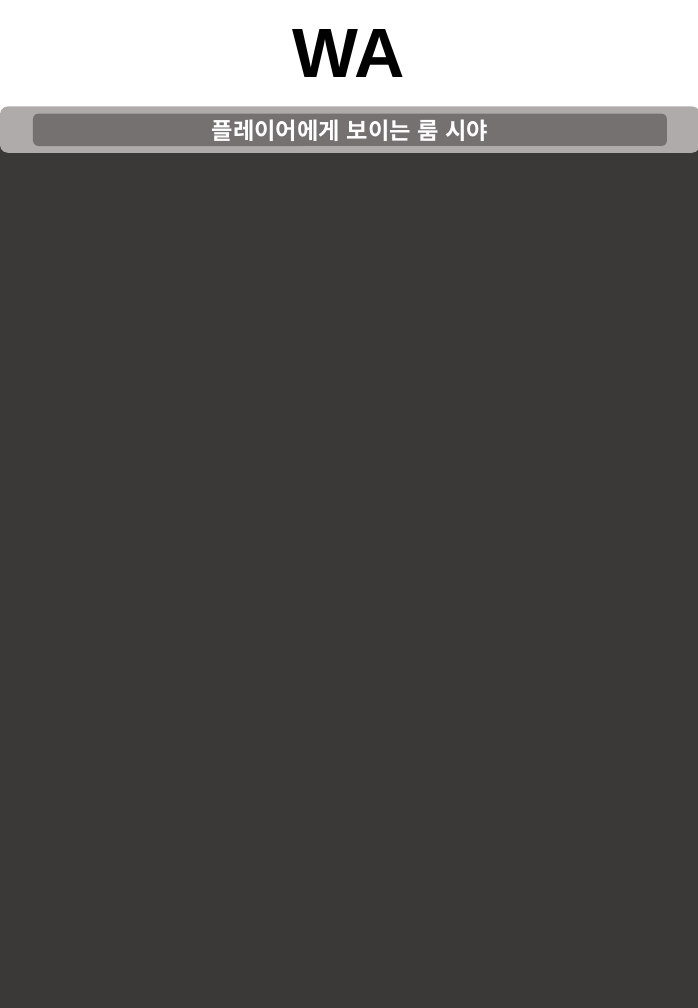
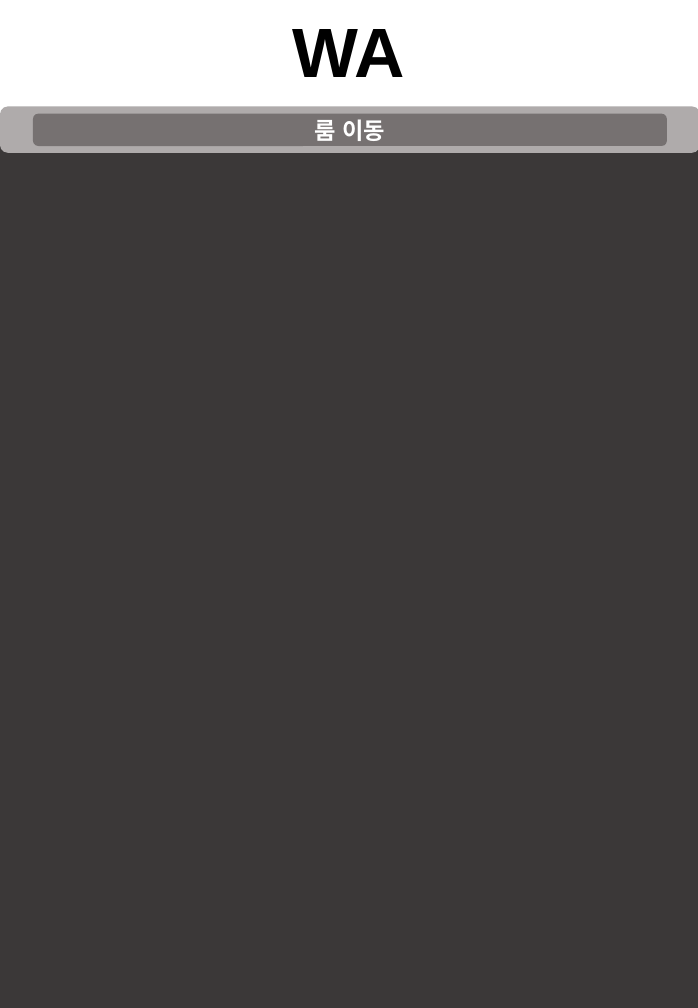
Before and after one commit to taeseongeom/WA, a slide deck: slide 6 of 기획서/신버전/룸 시스템.pptx (slide 5 before the commit). Drawn at 698x1008 pixels with LibreOffice and Linux fonts; fonts in the diff are those of the drawing. Boxes give left, top, right and bottom in pixels: in the first picture for what was removed or moved away, otherwise in the second. Text is boxed around its words. In the diff, an @@ line names an element or a change of style, - is before the commit and + after.

```diff
--- a/기획서/신버전/룸 시스템.pptx
+++ b/기획서/신버전/룸 시스템.pptx
@@ text in rounded rectangle at [315, 119, 385, 141]: text changed @@
-플레이어에게 보이는 룸 시야
+룸 이동
```
Also in this commit, not shown: 1 other slide changed, 2 slides added, 1 other file.
